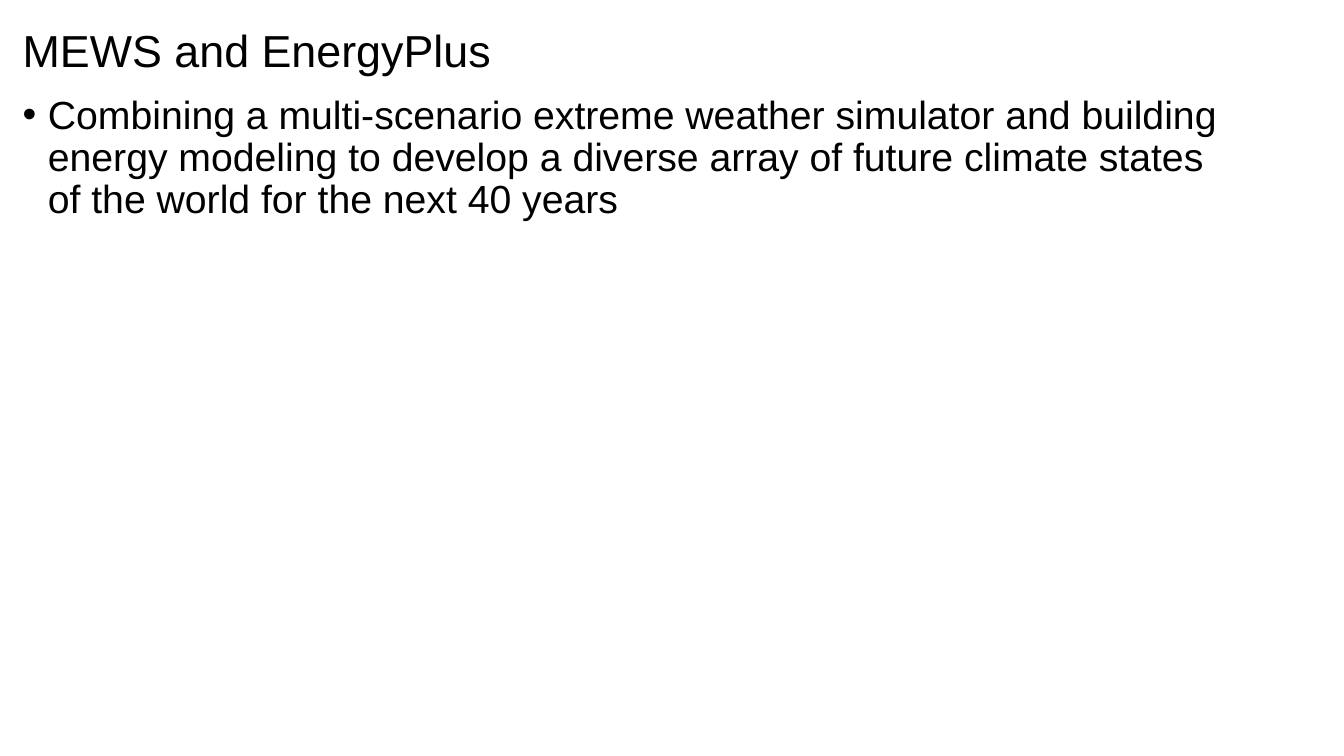
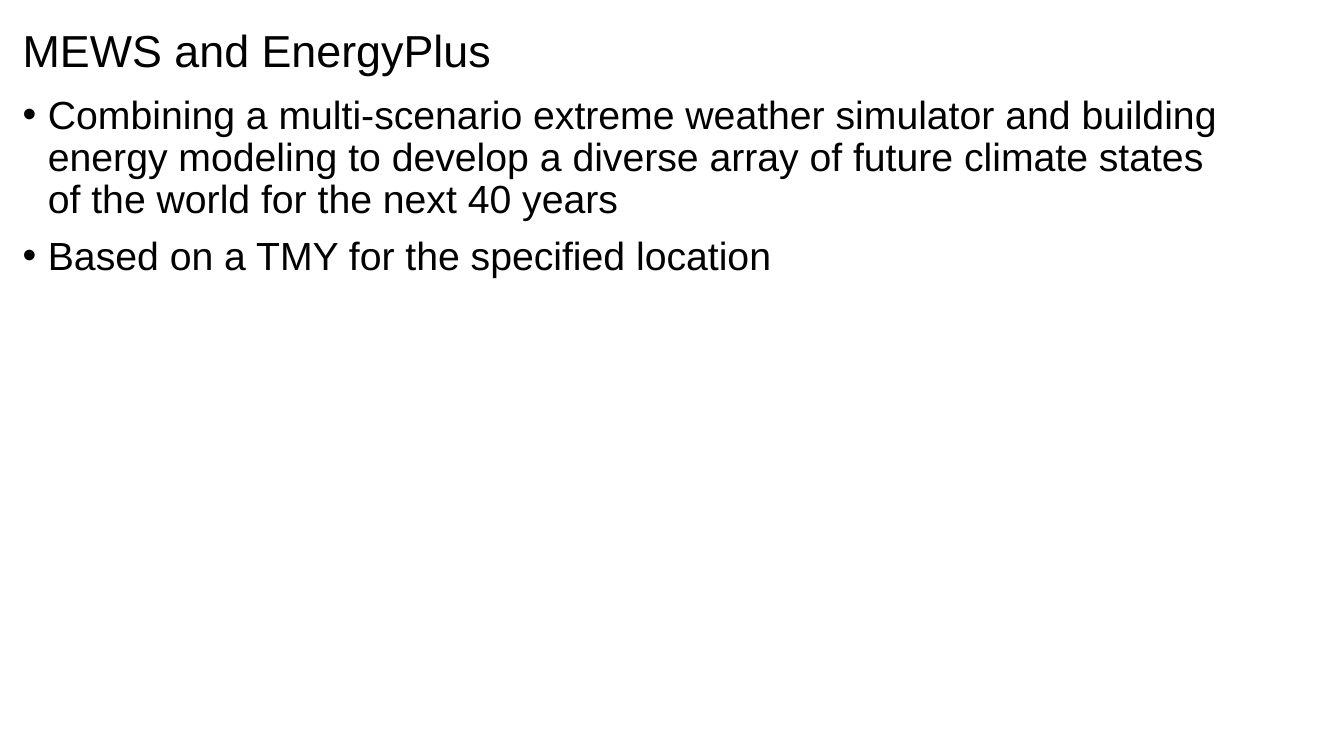
Before and after one commit to madelinemacmillan/PhD, a slide deck: slide 13 of ProcessDiagram.pptx (slide 11 before the commit). Drawn at 1344x756 pixels with LibreOffice and Linux fonts; fonts in the diff are those of the drawing. Boxes give left, top, right and bottom in pixels: in the first picture for what was removed or moved away, otherwise in the second. Text is boxed around its words. In the diff, an @@ line names an element or a change of style, - is before the commit and + after.

```diff
--- a/ProcessDiagram.pptx
+++ b/ProcessDiagram.pptx
@@ text at (48,241,771,278): paragraph added @@
+• Based on a TMY for the specified location
```
Also in this commit, not shown: 1 other slide changed, 3 slides added.
